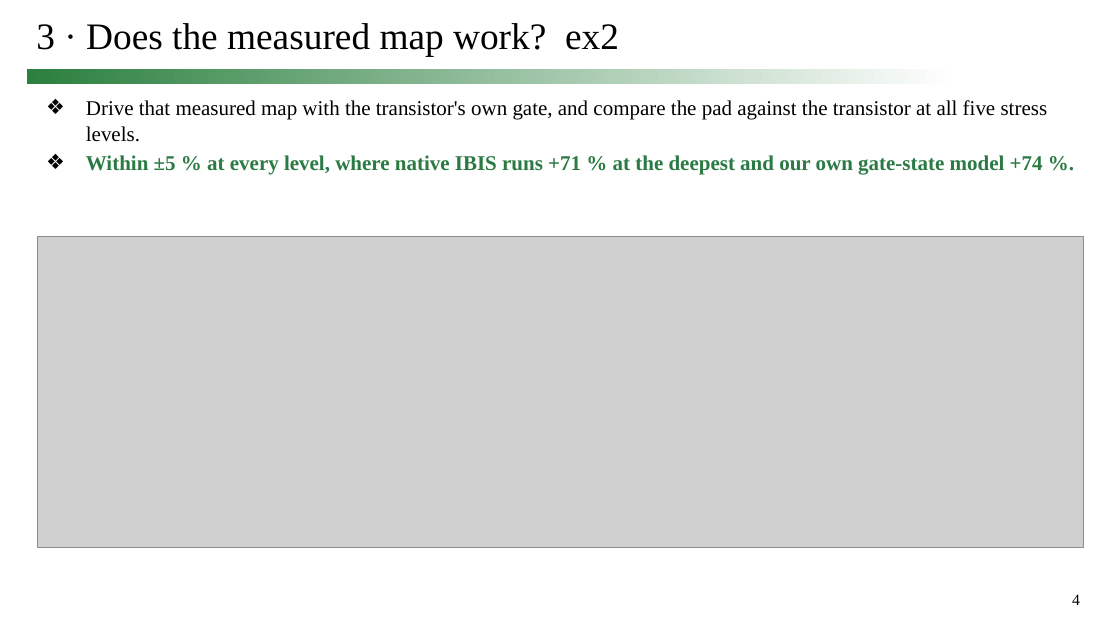
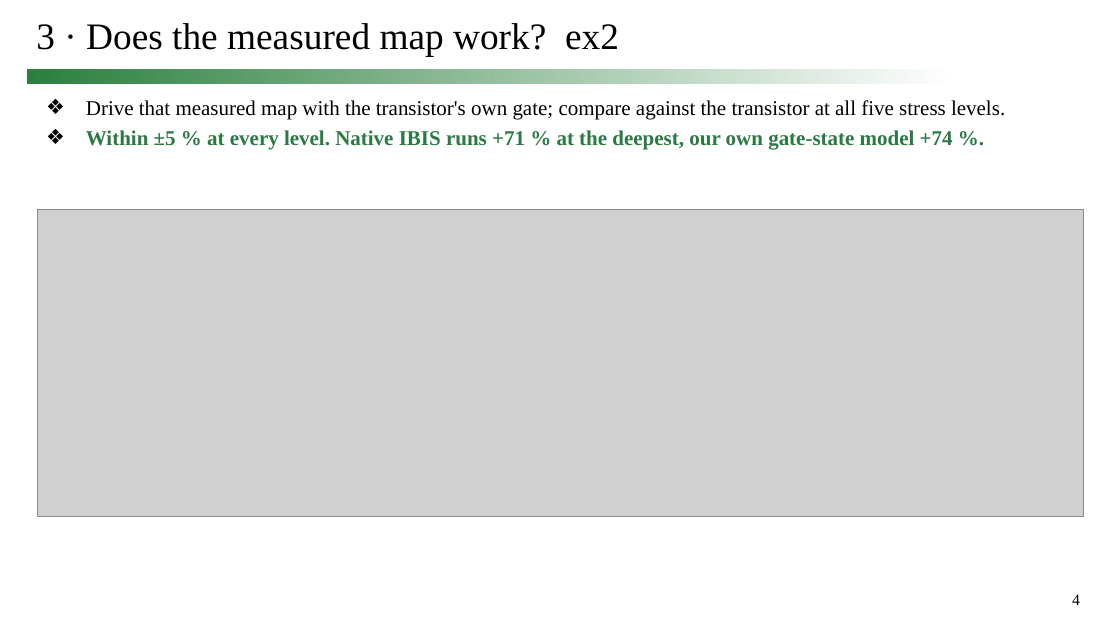
Before and after one commit to simon9721/ibis_comparison, a slide deck: slide 4 of results/meeting_deck_2026-09-24/0924_track1_story.pptx. Drawn at 1120x630 pixels with LibreOffice and Linux fonts; fonts in the diff are those of the drawing; grey boxes stand for pictures. Boxes give left, top, right and bottom in pixels: in the first picture for what was removed or moved away, otherwise in the second. Text is boxed around its words. In the diff, an @@ line names an element or a change of style, - is before the commit and + after.

```diff
--- a/results/meeting_deck_2026-09-24/0924_track1_story.pptx
+++ b/results/meeting_deck_2026-09-24/0924_track1_story.pptx
@@ text at box(86, 100, 1005, 150): text changed @@
-❖ Drive that measured map with the transistor's own gate, and compare the pad against the transistor at all five stress levels.
-❖ Within ±5 % at every level, where native IBIS runs +71 % at the deepest and our own gate-state model +74 %.
+❖ Drive that measured map with the transistor's own gate; compare against the transistor at all five stress levels.
+❖ Within ±5 % at every level. Native IBIS runs +71 % at the deepest, our own gate-state model +74 %.
@@ picture: place and size @@
-picture at box(38, 237, 1084, 548)
+picture at box(38, 209, 1084, 517)
```
Also in this commit, not shown: 22 other slides changed, 16 other files.
